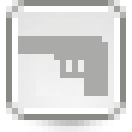
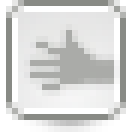
Comparing the layer stacks of the two 132 × 132 images. Changes:
added layer "cópia de cópia de Nova Camada" above "cópia de Nova Camada" over [30, 30, 114, 90]
added layer "cópia de Nova Camada" above "gun" over [24, 24, 120, 96]
hid "gun" over [18, 36, 108, 96]
